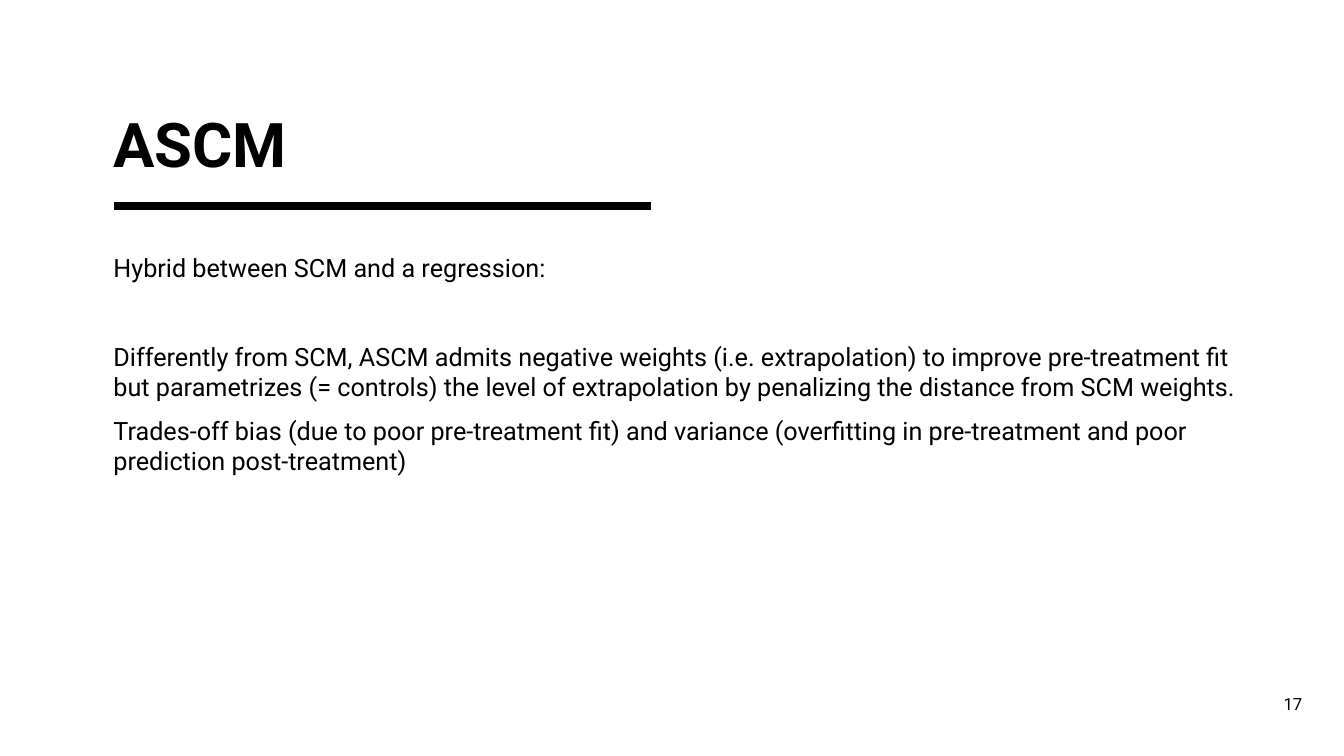
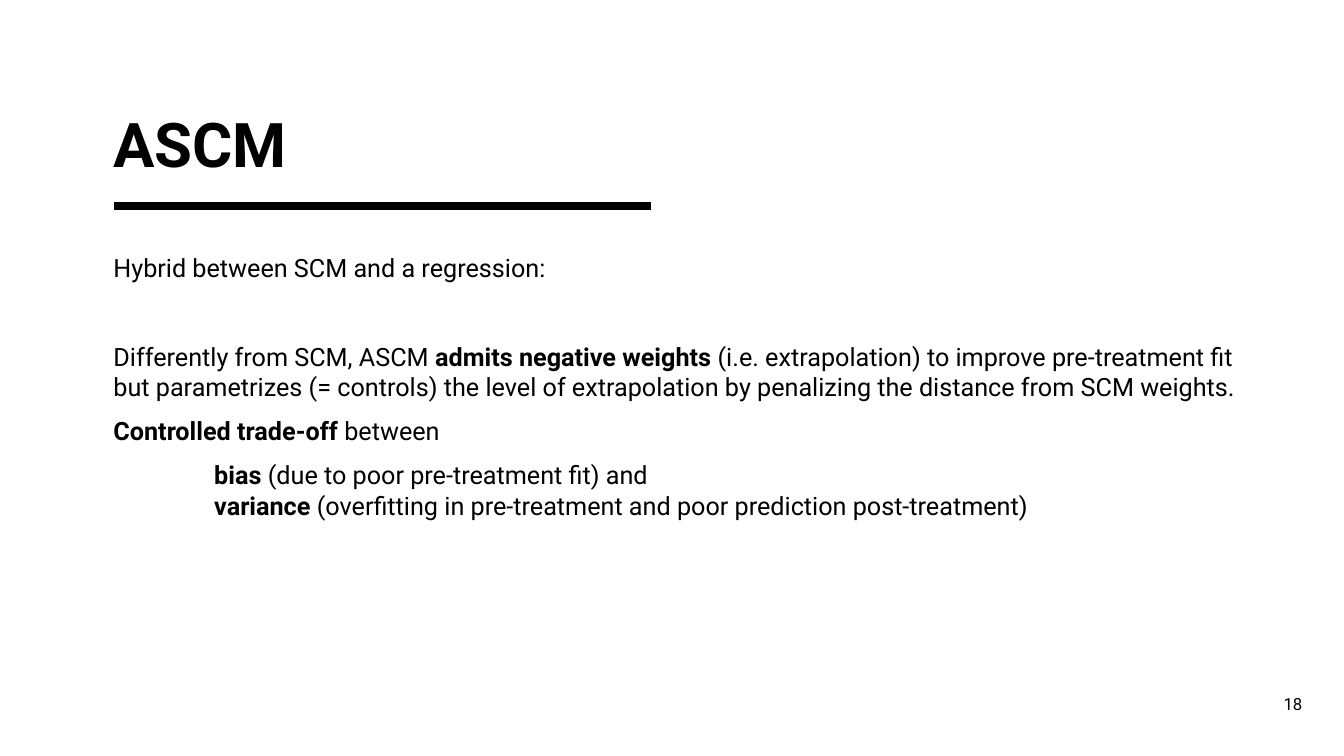
Before and after one commit to francescogranella/francescogranella.github.io, a slide deck: slide 18 of SCM.pptx (slide 17 before the commit). Drawn at 1344x756 pixels with LibreOffice and Linux fonts; fonts in the diff are those of the drawing. Boxes give left, top, right and bottom in pixels: in the first picture for what was removed or moved away, otherwise in the second. Text is boxed around its words. In the diff, an @@ line names an element or a change of style, - is before the commit and + after.

```diff
--- a/SCM.pptx
+++ b/SCM.pptx
@@ text at (x1=113, y1=346, x2=1234, y2=402): bold on in "admits negative weights" @@
@@ text at (x1=113, y1=421, x2=1028, y2=521): text changed @@
-Trades-off bias (due to poor pre-treatment fit) and variance (overfitting in pre-treatment and poor prediction post-treatment)
+Controlled trade-off between
+bias (due to poor pre-treatment fit) and
+variance (overfitting in pre-treatment and poor prediction post-treatment)
@@ page number at (x1=1284, y1=698, x2=1303, y2=710): text changed @@
-17
+18
```
Also in this commit, not shown: 19 other slides changed, 3 slides added, 1 slide removed.
